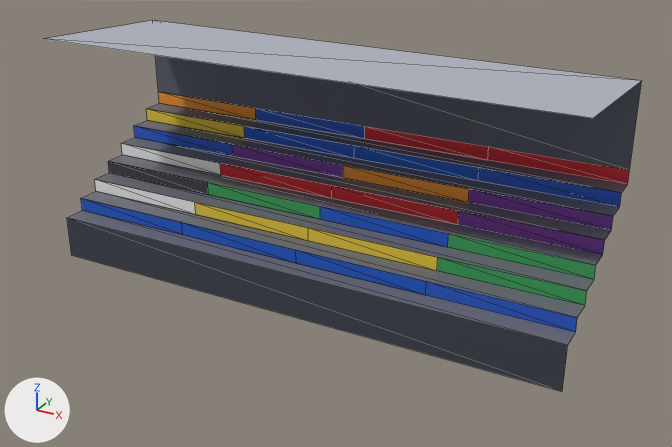
One commit to the glTF model examples/solid-eleven/assets/shared/models/stand_long_b.glb: the scene before it, then after it.
Camera for both pictures: a camera (50 mm lens) standing at (15.2, -23.9, 15.8) and looking at (1.0, 1.9, 2.9). The axes (+X, +Y, +Z) are drawn at lower left. The lights are the same throughout. The picture after the commit comes second. Mesh edges are drawn as thin lines. Vertices at exactly the same position are counted once.

Names of what the first picture shows: 'stand_long_b'.
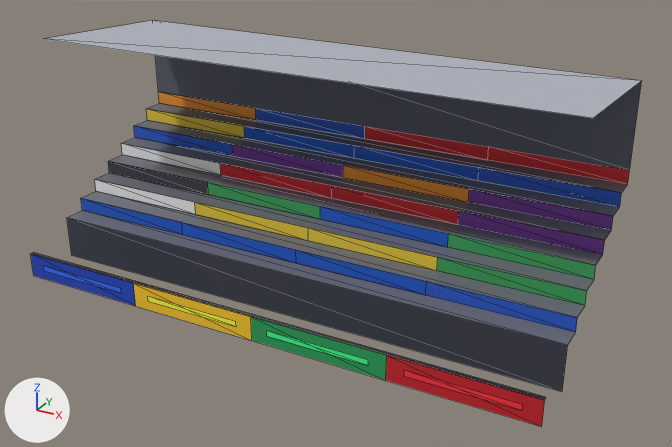
Location of each change, [x1, y1, x2, y2] in pixels of the pictures (672 x 447 px):
'stand_long_b', reshaped (10% taller)
    before: [46, 20, 641, 391]
    after: [31, 20, 641, 427]
part 1 of me_stand_long_b, added
    after: [31, 252, 546, 427]

The change, as a list of edits to the scene's bpy script:
```text
Change me_stand_long_b:
    used by ob_stand_long_b; location = (0.0, 0.0, 0.0)
    remove me_stand_long_b.from_pydata(...)  # 78 vertices, 76 faces; spans x -9.8..9.8, y -0.1..5.9, z 0.0..8.5
    add me_stand_long_b.from_pydata(...)  # 106 vertices, 94 faces; spans x -9.8..9.8, y -2.0..5.9, z 0.0..8.5
    me_stand_long_b part 1
    23 vertices are added at x -9.8..9.8, y -2.0..-1.9, z 0.0..0.9
    5 new vertices lie (0.0, 0.0, 0.9) away from vertices in x -9.8..9.8, y -2.0, z 0.0
    18 new faces join them
```
